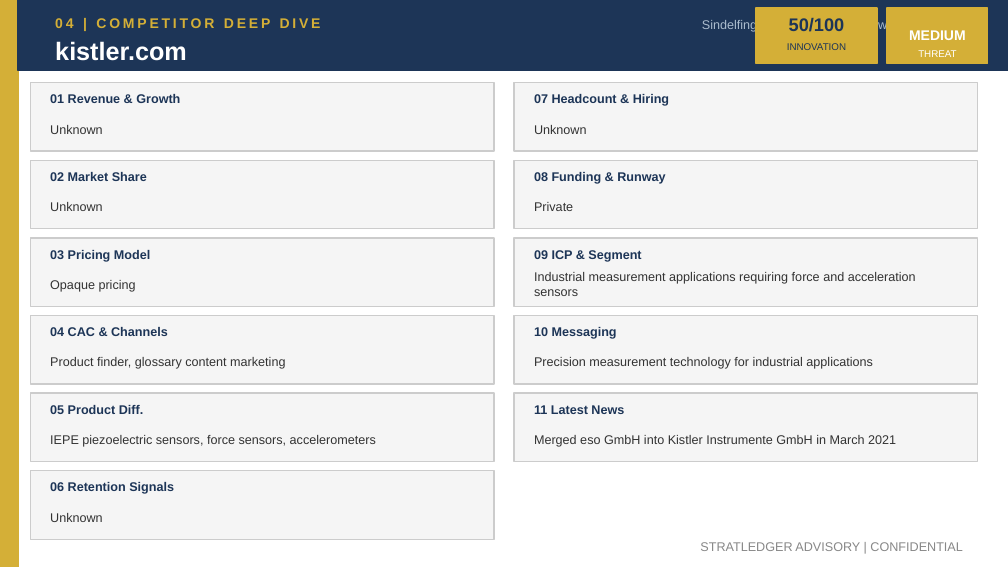
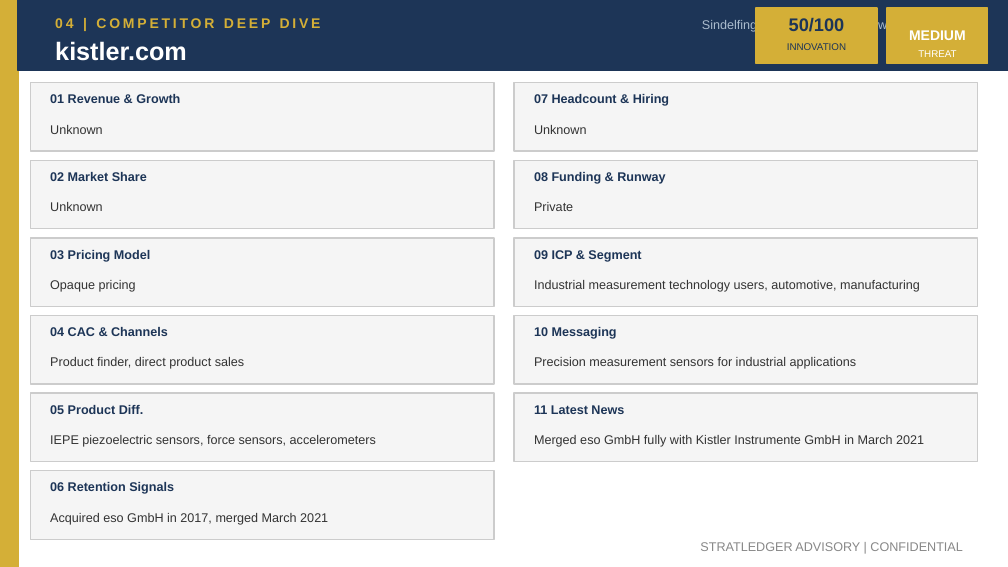
Before and after one commit to apexmakeshop-dot/droplet-commands, a slide deck: slide 7 of mesh_bioplastics_CI_Report.pptx. Drawn at 1008x567 pixels with LibreOffice and Linux fonts; fonts in the diff are those of the drawing. Boxes give left, top, right and bottom in pixels: in the first picture for what was removed or moved away, otherwise in the second. Text is boxed around its words. In the diff, an @@ line names an element or a change of style, - is before the commit and + after.

```diff
--- a/mesh_bioplastics_CI_Report.pptx
+++ b/mesh_bioplastics_CI_Report.pptx
@@ text at [534,280,920,292]: text changed @@
-Industrial measurement applications requiring force and acceleration sensors
+Industrial measurement technology users, automotive, manufacturing
@@ text at [50,357,244,369]: text changed @@
-Product finder, glossary content marketing
+Product finder, direct product sales
@@ text at [534,357,857,369]: text changed @@
-Precision measurement technology for industrial applications
+Precision measurement sensors for industrial applications
@@ text at [534,435,924,447]: text changed @@
-Merged eso GmbH into Kistler Instrumente GmbH in March 2021
+Merged eso GmbH fully with Kistler Instrumente GmbH in March 2021
@@ text at [50,513,328,525]: text changed @@
-Unknown
+Acquired eso GmbH in 2017, merged March 2021
```
Also in this commit, not shown: 4 other slides changed.
